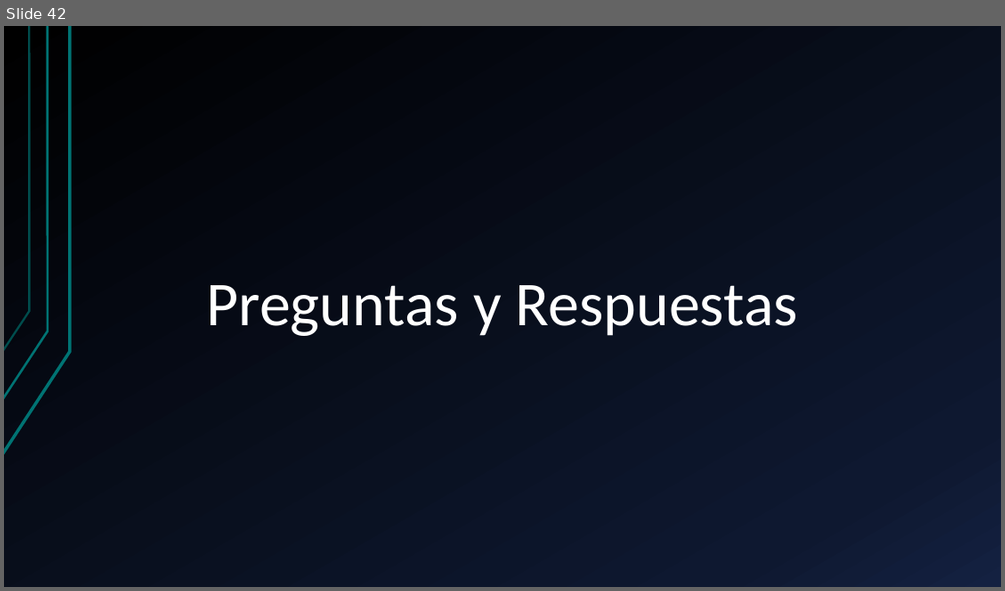
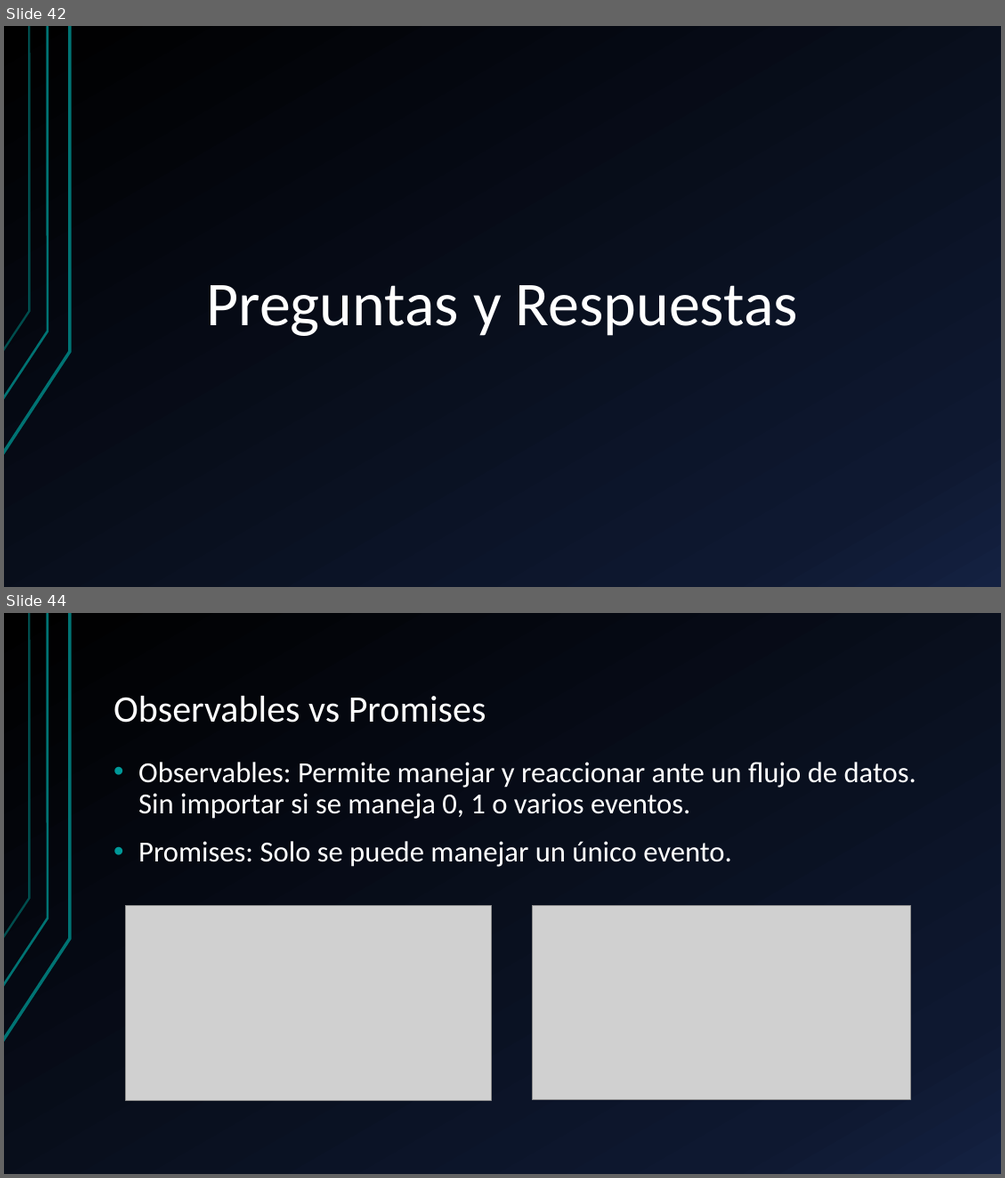
Before and after one commit to KevinToala/capacitacionAngular, a slide deck: Angular.pptx. Shown one above the other, each under a label of ours: slide 42 before the commit, slides 42 and 44 after it; the slides between them are not shown. The pictures are 1005x591 and 1005x1178 pixels, drawn with LibreOffice and Linux fonts; fonts in the diff are those of the drawing; grey boxes stand for pictures. Boxes give left, top, right and bottom in pixels: in the first picture for what was removed or moved away, otherwise in the second. Text is boxed around its words. In the diff, an @@ line names an element or a change of style, - is before the commit and + after.

```diff
--- a/Angular.pptx
+++ b/Angular.pptx
@@ slide 44 added at <box>4,613,1001,1174</box>, background gradient #000000 to #0F1931 to #142242; not listed: 3 template elements that a slide beside it also shows @@
@@ title added at <box>113,696,486,722</box>, 36 pt, text #FFFFFF @@
+Observables vs Promises
@@ text added at <box>138,762,916,867</box>, 28 pt, text #FFFFFF @@
+• Observables: Permite manejar y reaccionar ante un flujo de datos. Sin importar si se maneja 0, 1 o varios eventos.
+• Promises: Solo se puede manejar un único evento.
@@ picture added at <box>126,906,492,1100</box> @@
@@ picture added at <box>532,906,910,1100</box> @@
```
Also in this commit, not shown: 1 other slide added.
